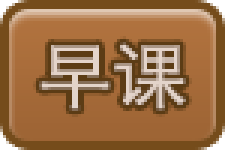
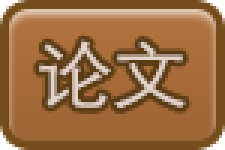
The second 225×150 image is a revision of the first. Changes to its layers:
renamed "早课" to "论文", painted on it over (x1=39, y1=39, x2=186, y2=111)
removed layer "背景" over (x1=33, y1=33, x2=192, y2=117)
